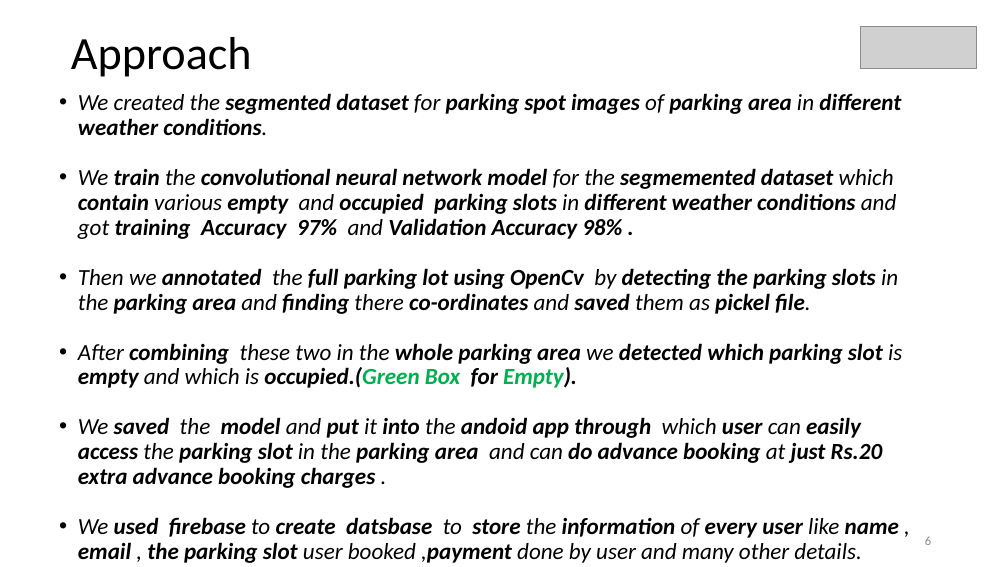
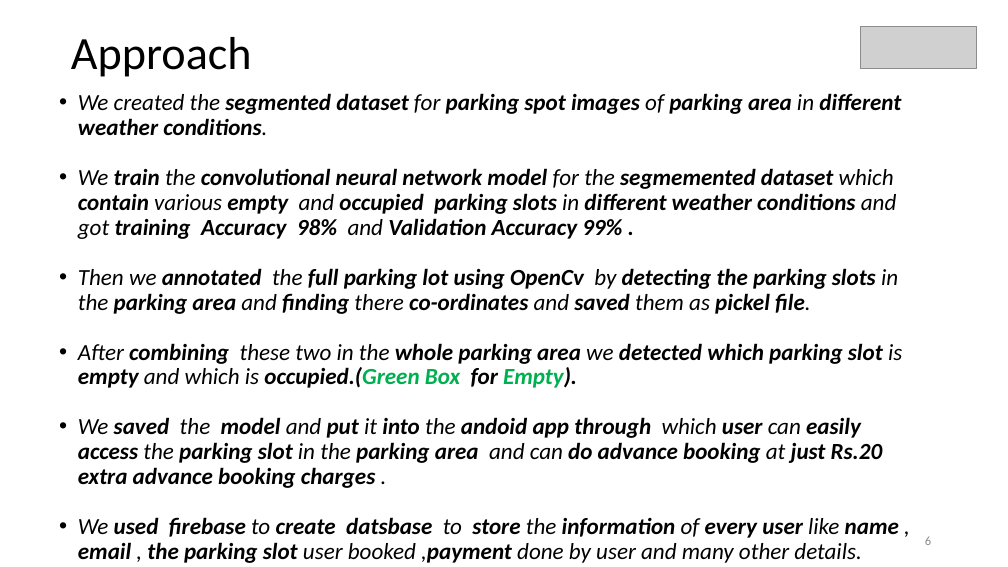
Before and after one commit to aryachiranjeev/Parking-Lot, a slide deck: slide 6 of Sample_Submission_CG19_hackathon.pptx. Drawn at 1008x567 pixels with LibreOffice and Linux fonts; fonts in the diff are those of the drawing; grey boxes stand for pictures. Boxes give left, top, right and bottom in pixels: in the first picture for what was removed or moved away, otherwise in the second. Text is boxed around its words. In the diff, an @@ line names an element or a change of style, - is before the commit and + after.

```diff
--- a/Sample_Submission_CG19_hackathon.pptx
+++ b/Sample_Submission_CG19_hackathon.pptx
@@ text at [78,168,897,239]: text changed @@
-• We train the convolutional neural network model for the segmemented dataset which contain various empty and occupied parking slots in different weather conditions and got training Accuracy 97% and Validation Accuracy 98% .
+• We train the convolutional neural network model for the segmemented dataset which contain various empty and occupied parking slots in different weather conditions and got training Accuracy 98% and Validation Accuracy 99% .
```
Also in this commit, not shown: 2 other slides changed, 2 slides added, 2 slides removed.
